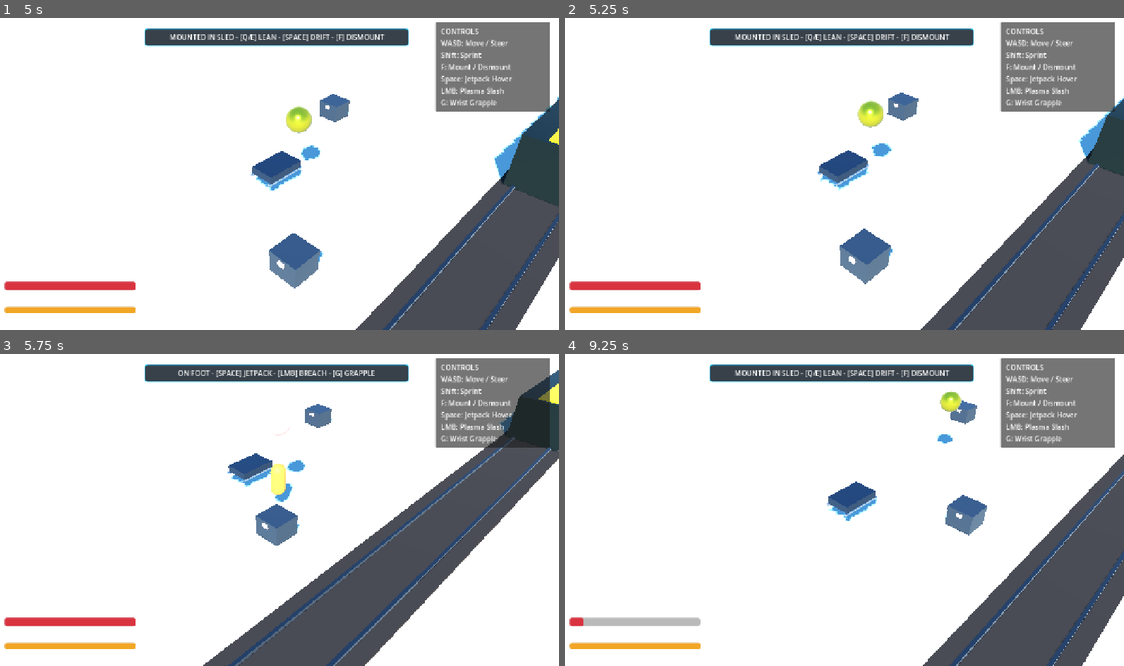
Above: before the commit, frames 1-4 (two rows, left to right).
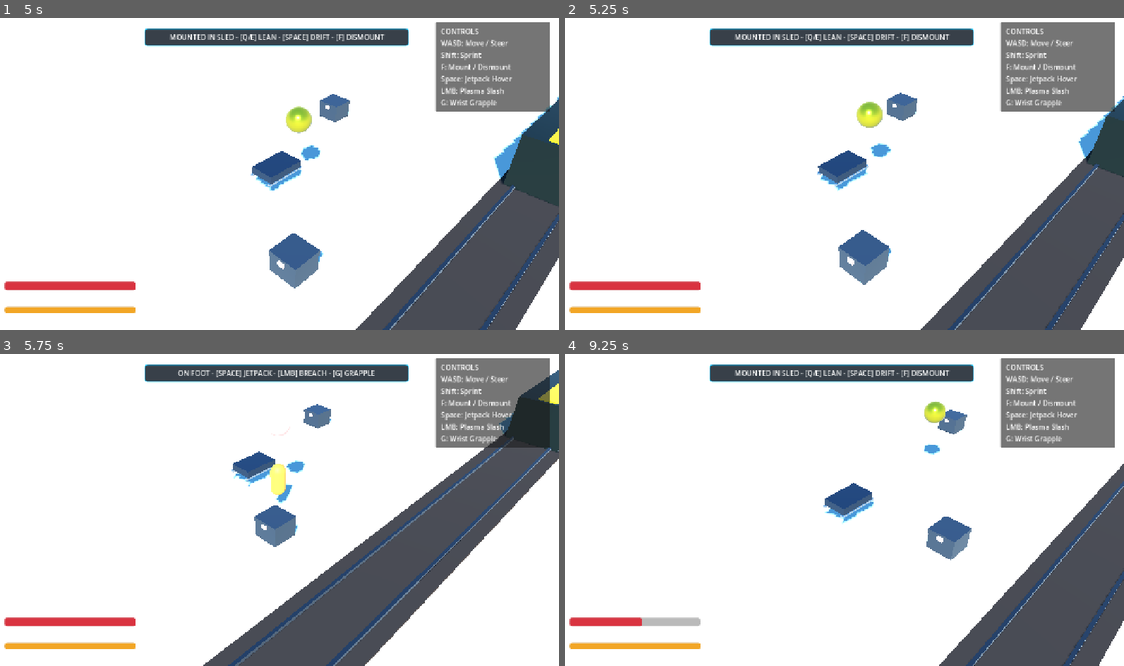
Above: after the commit, the same moments.

Repository: mcintalmo/drift
Game: Godot game, scene res://scenes/world/TrainHeistProvingGrounds.tscn
Same seed, same stepped clock (60 frames per second), same inputs: the game is played once before the commit and once after it. This scene is started directly instead of the project's main scene.
Inputs (mouse positions are in pixels of both pictures, inside the frame that each line leads up to):
- Up to frame 1 (5 s): tap Enter (ui_accept) at 0.5, 0.77, 3.77 s; move the mouse to (402, 155) at 0.52 s; hold E (pilot_lean_right) 0.53-1.25 s; hold F (pilot_mount_dismount) 0.53-1.25 s; click (402, 155) at 0.67 s; drag from (162, 186) to (245, 236) at 1.27 s; move the mouse to (335, 102) at 2.02 s; hold E (pilot_lean_right) 2.03-2.75 s; hold F (pilot_mount_dismount) 2.03-2.75 s; drag from (245, 236) to (106, 124) at 2.77 s; move the mouse to (447, 217) at 3.52 s; hold Q (pilot_lean_left) 3.53-4.25 s; hold Shift (sprint) 3.53-4.25 s; tap F (pilot_mount_dismount) at 3.8 s; drag from (106, 124) to (190, 92) at 4.27 s
- Up to frame 2 (5.25 s): move the mouse to (872, 170) at 5.02 s; hold S (brake_reverse) from 5.03 s (still down); hold Middle mouse button (winch_reel) from 5.03 s (still down); click (872, 170) at 5.17 s
- Up to frame 3 (5.75 s): keep holding S (brake_reverse); keep holding Middle mouse button (winch_reel); tap F (pilot_mount_dismount) at 5.3 s
- Up to frame 4 (9.25 s): release S (brake_reverse) at 5.75 s; release Middle mouse button (winch_reel) at 5.75 s; drag from (755, 428) to (727, 522) at 5.77 s; move the mouse to (967, 491) at 6.52 s; hold W (accelerate) 6.53-7.25 s; hold F (pilot_mount_dismount) 6.53-7.25 s; tap Enter (ui_accept) at 6.77 s; drag from (727, 522) to (810, 572) at 7.27 s; move the mouse to (900, 438) at 8.02 s; hold S (brake_reverse) 8.03-8.75 s; hold F (pilot_mount_dismount) 8.03-8.75 s; drag from (810, 572) to (671, 460) at 8.77 s

Frame 1 is identical in both runs. In frame 2, 0.5% of the frame differs, in the area x 45-100%, y 23-100%; in frame 3, 0.5%; in frame 4, 6.7%, in the area x 3-100%, y 11-100%.

Commit message:
Dynamically aggregate pilot body mass and backpack COM imbalance into sled physics while mounted

Diff:
--- a/scripts/components/center_of_mass_component.gd
+++ b/scripts/components/center_of_mass_component.gd
@@ -12,6 +12,12 @@
 
 var current_total_mass_kg: float = 220.0
 var current_com_offset_3d: Vector3 = Vector3(0.0, 0.25, 0.0)
+
+var _mounted_pilot_ref: Node = null
+var _mounted_pilot_backpack: HexInventoryComponent = null
+
+const PILOT_BASE_BODY_MASS_KG: float = 75.0
+const PILOT_COCKPIT_OFFSET_3D: Vector3 = Vector3(0.0, 0.40, 0.15)
 
 func _ready() -> void:
 	if not sled_stats:
@@ -40,10 +46,34 @@
 		container_inventories.erase(container)
 		recalculate_com()
 
+func set_mounted_pilot(pilot: Node) -> void:
+	if _mounted_pilot_backpack and is_instance_valid(_mounted_pilot_backpack):
+		if _mounted_pilot_backpack.inventory_changed.is_connected(_on_container_inventory_changed):
+			_mounted_pilot_backpack.inventory_changed.disconnect(_on_container_inventory_changed)
+
+	_mounted_pilot_ref = pilot
+	_mounted_pilot_backpack = null
+
+	if pilot and is_instance_valid(pilot):
+		_mounted_pilot_backpack = pilot.get_node_or_null("BackpackInventoryComponent") as HexInventoryComponent
+		if _mounted_pilot_backpack:
+			if not _mounted_pilot_backpack.inventory_changed.is_connected(_on_container_inventory_changed):
+				_mounted_pilot_backpack.inventory_changed.connect(_on_container_inventory_changed)
+
+	recalculate_com()
+
+func clear_mounted_pilot() -> void:
+	if _mounted_pilot_backpack and is_instance_valid(_mounted_pilot_backpack):
+		if _mounted_pilot_backpack.inventory_changed.is_connected(_on_container_inventory_changed):
+			_mounted_pilot_backpack.inventory_changed.disconnect(_on_container_inventory_changed)
+	_mounted_pilot_ref = null
+	_mounted_pilot_backpack = null
+	recalculate_com()
+
 func _on_container_inventory_changed(_items: Array[HexItemData]) -> void:
 	recalculate_com()
 
-## Recalculates total mass and composite 3D Center of Mass offset (Paradigm A Vertical Orientation)
+## Recalculates total mass and composite 3D Center of Mass offset (including mounted pilot & backpack)
 func recalculate_com() -> void:
 	var base_mass: float = sled_stats.chassis_base_mass_kg if sled_stats else 220.0
 	var base_com: Vector3 = sled_stats.chassis_com_offset if sled_stats else Vector3(0.0, 0.25, 0.0)
@@ -51,6 +81,7 @@
 	var total_mass: float = base_mass
 	var weighted_pos_sum: Vector3 = base_com * base_mass
 
+	# 1. Add Sled Cargo Containers
 	for container: HexInventoryComponent in container_inventories:
 		if not is_instance_valid(container):
 			continue
@@ -61,6 +92,19 @@
 		var container_com_3d: Vector3 = Vector3(com_2d.x, 0.25 - com_2d.y, 0.0)
 		weighted_pos_sum += container_com_3d * container_mass
 		total_mass += container_mass
+
+	# 2. Add Mounted Pilot body mass & backpack payload if occupied
+	if _mounted_pilot_ref and is_instance_valid(_mounted_pilot_ref):
+		total_mass += PILOT_BASE_BODY_MASS_KG
+		weighted_pos_sum += PILOT_COCKPIT_OFFSET_3D * PILOT_BASE_BODY_MASS_KG
+
+		if _mounted_pilot_backpack and is_instance_valid(_mounted_pilot_backpack):
+			var bp_mass: float = _mounted_pilot_backpack.get_total_items_mass()
+			if bp_mass > 0.0:
+				var bp_com_2d: Vector2 = _mounted_pilot_backpack.get_com_offset_2d()
+				var bp_com_3d: Vector3 = Vector3(bp_com_2d.x, 0.45 - bp_com_2d.y, 0.15)
+				weighted_pos_sum += bp_com_3d * bp_mass
+				total_mass += bp_mass
 
 	current_total_mass_kg = total_mass
 	current_com_offset_3d = weighted_pos_sum / maxf(1.0, total_mass)
--- a/scripts/entities/pilot/pilot.gd
+++ b/scripts/entities/pilot/pilot.gd
@@ -46,8 +46,13 @@
 func mount_into_sled(sled: CharacterBody3D) -> void:
 	current_sled = sled
 	is_mounted_in_sled = true
-	if sled and "is_occupied" in sled:
-		sled.set("is_occupied", true)
+	if sled:
+		if "is_occupied" in sled:
+			sled.set("is_occupied", true)
+		var com_comp: CenterOfMassComponent = sled.get_node_or_null("CenterOfMassComponent") as CenterOfMassComponent
+		if com_comp:
+			com_comp.set_mounted_pilot(self)
+
 	if state_machine:
 		state_machine.transition_to(&"MountedState")
 	GlobalEvents.emit_pilot_mounted_sled(sled)
@@ -57,15 +62,20 @@
 	if not current_sled:
 		return
 
-	var sled_base_pos: Vector3 = current_sled.global_position if current_sled.is_inside_tree() else current_sled.position
-	var sled_basis_x: Vector3 = current_sled.global_transform.basis.x if current_sled.is_inside_tree() else Vector3.RIGHT
+	var prev_sled: CharacterBody3D = current_sled
+	var sled_base_pos: Vector3 = prev_sled.global_position if prev_sled.is_inside_tree() else prev_sled.position
+	var sled_basis_x: Vector3 = prev_sled.global_transform.basis.x if prev_sled.is_inside_tree() else Vector3.RIGHT
 	var dismount_pos: Vector3 = sled_base_pos + Vector3(0, 1.2, 0) + (sled_basis_x * 1.5)
-	var sled_vel: Vector3 = current_sled.velocity
+	var sled_vel: Vector3 = prev_sled.velocity
 
 	is_mounted_in_sled = false
-	var prev_sled: CharacterBody3D = current_sled
-	if prev_sled and "is_occupied" in prev_sled:
-		prev_sled.set("is_occupied", false)
+	if prev_sled:
+		if "is_occupied" in prev_sled:
+			prev_sled.set("is_occupied", false)
+		var com_comp: CenterOfMassComponent = prev_sled.get_node_or_null("CenterOfMassComponent") as CenterOfMassComponent
+		if com_comp:
+			com_comp.clear_mounted_pilot()
+
 	current_sled = null
 
 	if is_inside_tree():
--- a/test/unit/test_center_of_mass.gd
+++ b/test/unit/test_center_of_mass.gd
@@ -6,6 +6,7 @@
 	results.append(_test_empty_container_com())
 	results.append(_test_asymmetrical_item_placement_shifts_com())
 	results.append(_test_center_of_mass_aggregation())
+	results.append(_test_mounted_pilot_impacts_sled_com())
 	return results
 
 func _test_empty_container_com() -> Dictionary:
@@ -75,3 +76,48 @@
 		"passed": passed,
 		"message": "Aggregated mass = %f kg, COM = %s" % [final_mass, str(final_com)]
 	}
+
+func _test_mounted_pilot_impacts_sled_com() -> Dictionary:
+	var com_comp: CenterOfMassComponent = CenterOfMassComponent.new()
+	com_comp.sled_stats = SledStatsData.new()
+	com_comp.sled_stats.chassis_base_mass_kg = 200.0
+	com_comp.sled_stats.chassis_com_offset = Vector3(0.0, 0.2, 0.0)
+
+	var pilot: CharacterBody3D = CharacterBody3D.new()
+	var bp: HexInventoryComponent = HexInventoryComponent.new()
+	bp.name = "BackpackInventoryComponent"
+	bp.container_mount = ContainerMountData.new()
+	pilot.add_child(bp)
+
+	var heavy_item: HexItemData = HexItemData.new()
+	heavy_item.mass_kg = 50.0
+	heavy_item.hex_footprint = [Vector2i(0, 0)]
+	bp.place_item(heavy_item, Vector2i(1, 0)) # 50kg on pilot's right side
+
+	# Mount pilot into sled
+	com_comp.set_mounted_pilot(pilot)
+
+	var mounted_mass: float = com_comp.current_total_mass_kg
+	var mounted_com_x: float = com_comp.current_com_offset_3d.x
+
+	# Expected mass: 200 (chassis) + 75 (pilot body) + 50 (backpack) = 325 kg
+	var mounted_pass: bool = is_equal_approx(mounted_mass, 325.0) and (mounted_com_x > 0.04)
+
+	# Dismount pilot
+	com_comp.clear_mounted_pilot()
+	var unmounted_mass: float = com_comp.current_total_mass_kg
+	var unmounted_com_x: float = com_comp.current_com_offset_3d.x
+
+	var unmounted_pass: bool = is_equal_approx(unmounted_mass, 200.0) and is_zero_approx(unmounted_com_x)
+
+	var passed: bool = mounted_pass and unmounted_pass
+
+	com_comp.free()
+	pilot.free()
+	return {
+		"name": "test_mounted_pilot_impacts_sled_com",
+		"passed": passed,
+		"message": "Mounted mass = %.1f kg, COM_x = %.3f m -> Dismounted mass = %.1f kg, COM_x = %.3f m" % [
+			mounted_mass, mounted_com_x, unmounted_mass, unmounted_com_x
+		]
+	}
Not shown, added: test/unit/test_pseudo_gravity.gd.uid
